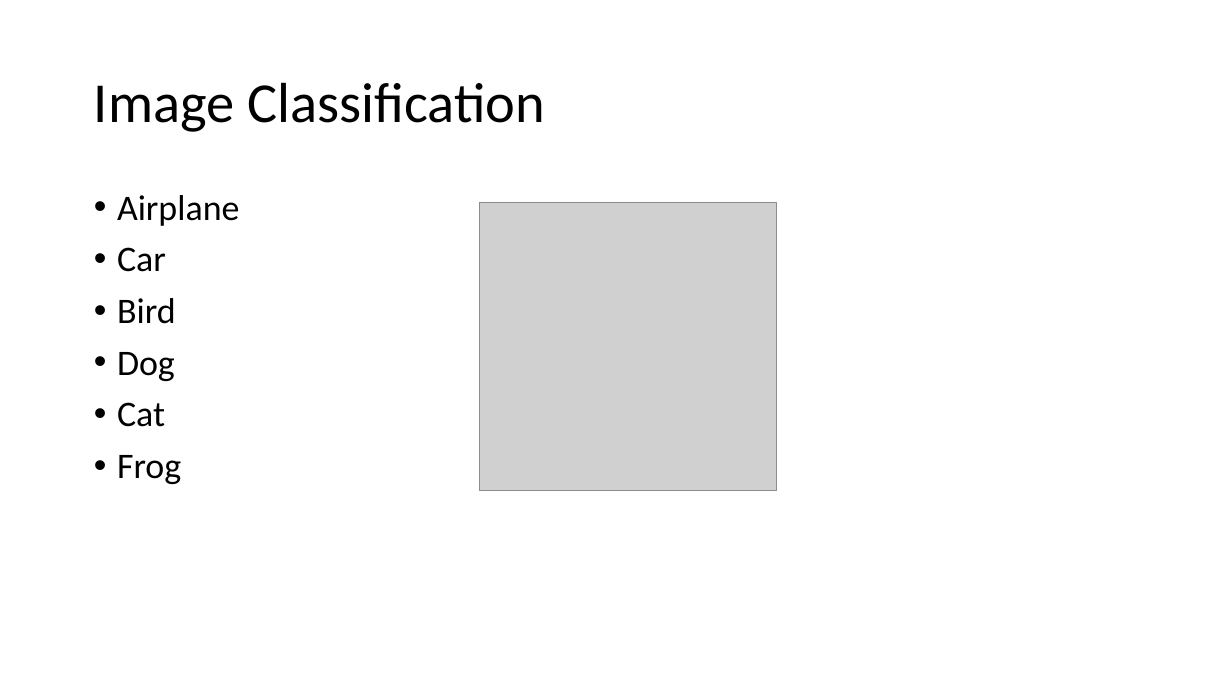
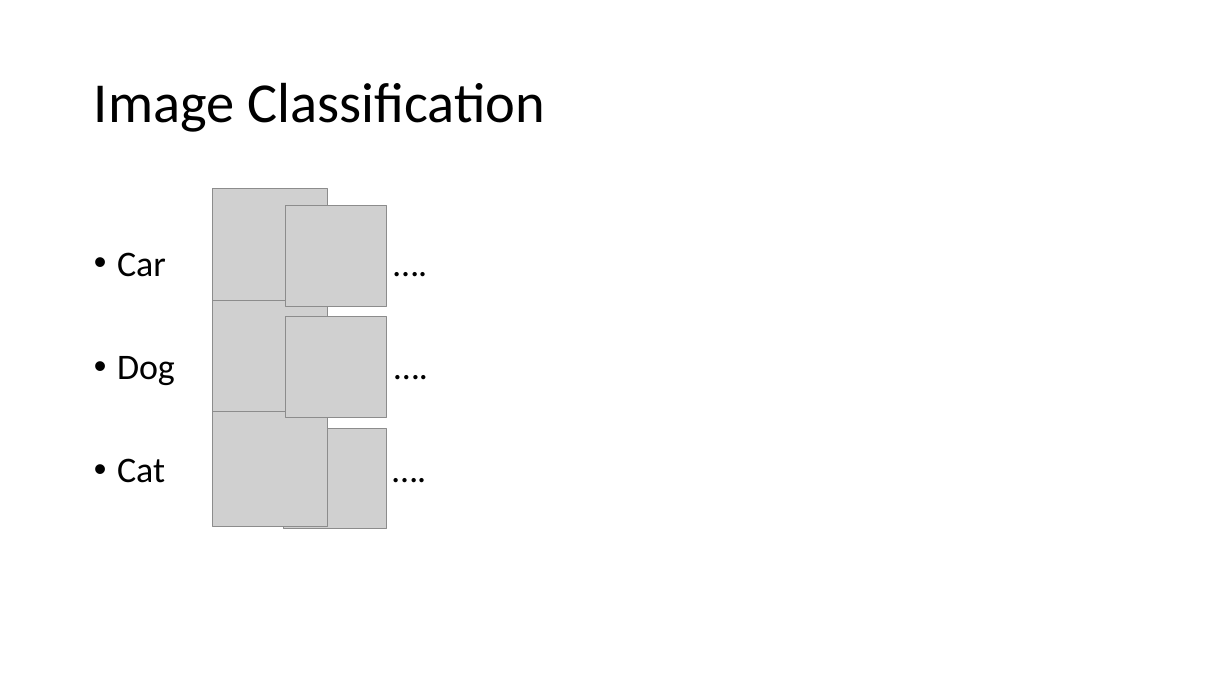
Before and after one commit to MatGhazi/Computer_vision, a slide deck: slide 2 of FaceRecognition/FaceRecognition.PPTX. Drawn at 1232x693 pixels with LibreOffice and Linux fonts; fonts in the diff are those of the drawing; grey boxes stand for pictures. Boxes give left, top, right and bottom in pixels: in the first picture for what was removed or moved away, otherwise in the second. Text is boxed around its words. In the diff, an @@ line names an element or a change of style, - is before the commit and + after.

```diff
--- a/FaceRecognition/FaceRecognition.PPTX
+++ b/FaceRecognition/FaceRecognition.PPTX
@@ picture added at (213, 189, 327, 303) @@
@@ picture added at (286, 205, 387, 307) @@
@@ text at (117, 252, 175, 483): text changed @@
-• Airplane
-• Car
-• Bird
-• Dog
-• Cat
-• Frog
+• Car ….
+• Dog ….
+• Cat ….
@@ picture added at (213, 301, 327, 416) @@
@@ picture added at (286, 316, 387, 418) @@
@@ picture added at (213, 412, 327, 527) @@
@@ picture: place and size @@
-picture at (480, 202, 776, 490)
+picture at (284, 429, 387, 529)
```
Also in this commit, not shown: 7 other slides changed, 2 slides added, 1 slide removed, 1 other file.
